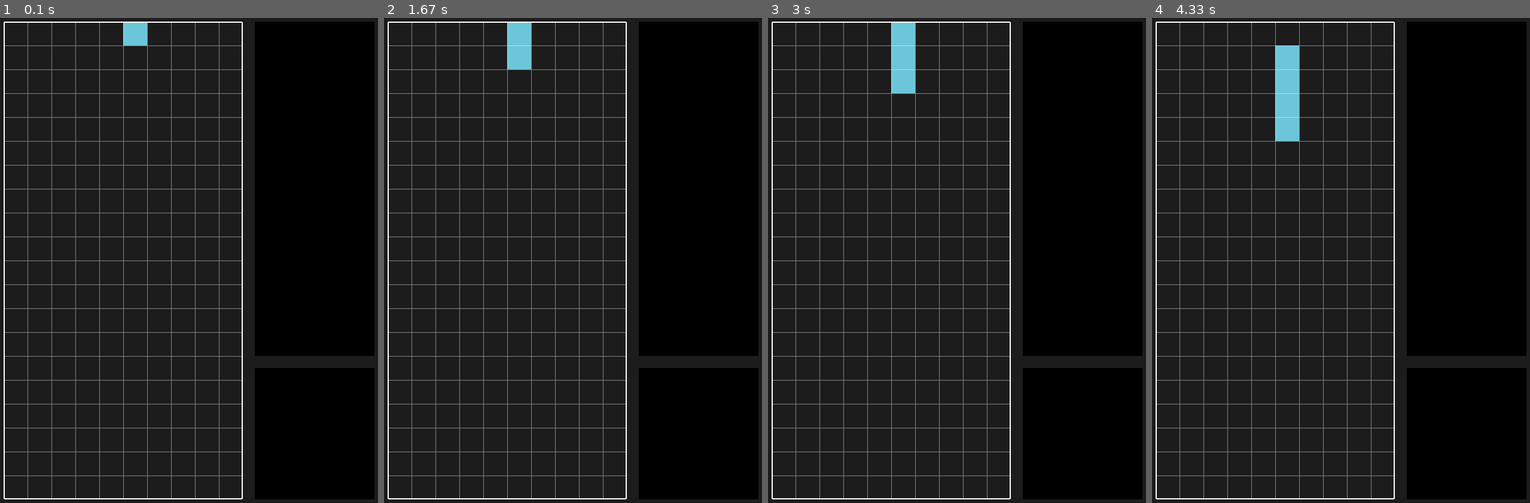
Above: before the commit, frames 1-4 (left to right).
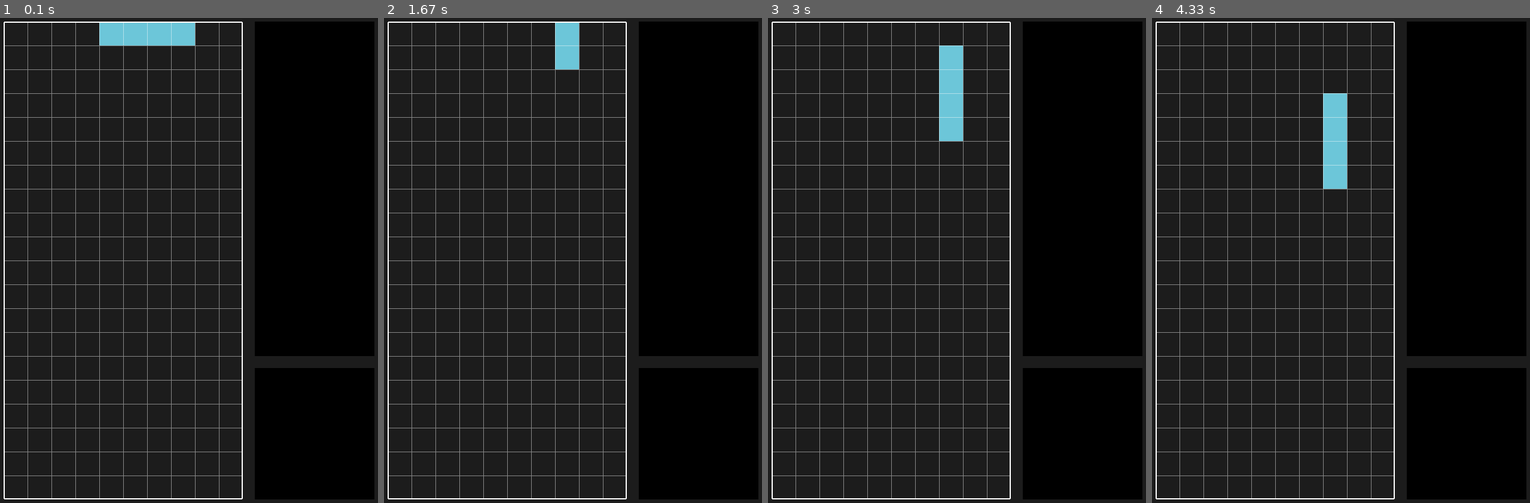
Above: after the commit, the same moments.

Repository: anifilm/Pygame
Game: pygame game, started from Tetris/project/scripts/main.py
Two runs of this game, one before a commit and one after it. Both use one fixed random seed, a clock stepped at 60 frames per second and the inputs below.
Inputs:
- Up to frame 1 (0.1 s): no input
- Up to frame 2 (1.67 s): hold W 0.33-0.8 s; hold Right 0.33-0.8 s; hold Right 0.83-1.3 s; hold W 1.33-1.63 s
- Up to frame 3 (3 s): hold Right 1.67-2.13 s; hold A 2.17-2.7 s; hold Down from 2.73 s (still down)
- Up to frame 4 (4.33 s): release Down at 3.03 s; hold A 3.07-3.47 s; hold Up 3.5-3.87 s; hold D from 3.9 s (still down)

The runs differ from the first frame. In frame 1, 0.9% of the frame differs, in the area x 26-52%, y 0-6%; in frame 2, 1.2%; in frame 3, 2.2%; in frame 4, 2.5%, in the area x 32-52%, y 5-36%.

Commit message:
study pygame 2025-05-22

Diff:
--- a/Tetris/project/scripts/game.py
+++ b/Tetris/project/scripts/game.py
@@ -16,11 +16,21 @@
         self.line_surface.set_alpha(120)
 
         # tetromino
-        self.tetromino = Tetromino(choice(list(TETROMINOS.keys())), self.sprites)
+        self.field_data = [[0 for x in range(COLUMNS)] for y in range(ROWS)]
+        #self.tetromino = Tetromino(choice(list(TETROMINOS.keys())), self.sprites, self.create_new_tetromino, self.field_data)
+        self.tetromino = Tetromino('I', self.sprites, self.create_new_tetromino, self.field_data)
 
         # timer
-        self.timers = { 'vertical move': Timer(UPDATE_START_SPEED, True, self.move_down) }
+        self.timers = {
+            'vertical move': Timer(UPDATE_START_SPEED, True, self.move_down),
+            'horizontal move': Timer(MOVE_WAIT_TIME),
+            'rotate': Timer(ROTATE_WAIT_TIME),
+        }
         self.timers['vertical move'].activate()
+
+    def create_new_tetromino(self):
+        self.check_finished_rows()
+        self.tetromino = Tetromino(choice(list(TETROMINOS.keys())), self.sprites, self.create_new_tetromino, self.field_data)
 
     def timer_update(self):
         for timer in self.timers.values():
@@ -40,8 +50,52 @@
 
         self.surface.blit(self.line_surface, (0, 0))
 
+    def input(self):
+        keys = pygame.key.get_pressed()
+        if not self.timers['horizontal move'].active:
+            if keys[pygame.K_a] or keys[pygame.K_LEFT]:
+                self.tetromino.move_horizontal(-1)
+                self.timers['horizontal move'].activate()
+            if keys[pygame.K_d] or keys[pygame.K_RIGHT]:
+                self.tetromino.move_horizontal(1)
+                self.timers['horizontal move'].activate()
+            if keys[pygame.K_s] or keys[pygame.K_DOWN]:
+                self.tetromino.move_down()
+                self.timers['horizontal move'].activate()
+
+        if not self.timers['rotate'].active:
+            if keys[pygame.K_w] or keys[pygame.K_UP]:
+                self.tetromino.rotate()
+                self.timers['rotate'].activate()
+
+        #if keys[pygame.K_SPACE]:
+        #    self.tetromino.move_drop()
+
+    def check_finished_rows(self):
+        # get the full row indexs
+        delete_rows = []
+        for i, row in enumerate(self.field_data):
+            if all(row):
+                delete_rows.append(i)
+
+        if delete_rows:
+            for delete_row in delete_rows:
+                # delete full rows
+                for block in self.field_data[delete_row]:
+                    block.kill()
+                # move down blocks
+                for row in self.field_data:
+                    for block in row:
+                        if block and block.pos.y < delete_row:
+                            block.pos.y += 1
+            # rebuild the field data
+            self.field_data = [[0 for x in range(COLUMNS)] for y in range(ROWS)]
+            for block in self.sprites:
+                self.field_data[int(block.pos.y)][int(block.pos.x)] = block
+
     def run(self):
         # update
+        self.input()
         self.timer_update()
         self.sprites.update()
 
@@ -55,17 +109,99 @@
 
 
 class Tetromino:
-    def __init__(self, shape, group):
+    def __init__(self, shape, group, create_new_tetromino, field_data):
         # setup
+        self.shape = shape
         self.block_positions = TETROMINOS[shape]['shape']
         self.color = TETROMINOS[shape]['color']
+        self.create_new_tetromino = create_new_tetromino
+        self.field_data = field_data
+        # rotation state (0-3, representing 0, 90, 180, 270 degrees)
+        self.rotation_state = 0
         # create blocks
         self.blocks = [Block(group, pos, self.color) for pos in self.block_positions]
 
+    # collisions
+    def next_move_horizontal_collide(self, blocks, amount):
+        collision_list = [block.horizontal_collide(int(block.pos.x + amount), self.field_data) for block in blocks]
+        return True if any(collision_list) else False
+
+    def next_move_vertical_collide(self, blocks, amount):
+        collision_list = [block.vertical_collide(int(block.pos.y + amount), self.field_data) for block in blocks]
+        return True if any(collision_list) else False
+
+    # movement
+    def move_horizontal(self, amount):
+        if not self.next_move_horizontal_collide(self.blocks, amount):
+            for block in self.blocks:
+                block.pos.x += amount
+
     def move_down(self):
-        for block in self.blocks:
-            block.pos.y += 1
-
+        if not self.next_move_vertical_collide(self.blocks, 1):
+            for block in self.blocks:
+                block.pos.y += 1
+        else:
+            for block in self.blocks:
+                self.field_data[int(block.pos.y)][int(block.pos.x)] = block
+            self.create_new_tetromino()
+
+    # rotation
+    def rotate(self, clockwise=True):
+        if self.shape == 'O':
+            return  # O piece doesn't rotate
+
+        # 1. pivot point
+        if (self.shape == 'I'):
+            pivot_pos = self.blocks[1].pos
+        else:
+            pivot_pos = self.blocks[2].pos
+
+        # 2. Calculate new rotation state
+        old_rotation_state = self.rotation_state
+        if clockwise:
+            new_rotation_state = (self.rotation_state + 1) % 4
+        else:
+            new_rotation_state = (self.rotation_state - 1) % 4
+
+        # 3. Get wall kick data based on shape and rotation
+        kick_type = 'JLSTZ' if self.shape in 'JLSTZ' else 'I'
+        kick_key = f'{old_rotation_state}>>{new_rotation_state}'
+        wall_kicks = WALL_KICK_DATA[kick_type][kick_key]
+
+        # 4. Try each kick offset until one works
+        for kick_offset in wall_kicks:
+            # Calculate new positions with the current kick offset
+            test_positions = []
+            for block in self.blocks:
+                # First rotate
+                rotated_pos = pivot_pos + (block.pos - pivot_pos).rotate(-90 if clockwise else 90)
+                # Then apply kick offset
+                kicked_pos = pygame.Vector2(rotated_pos.x + kick_offset[0], rotated_pos.y + kick_offset[1])
+                test_positions.append(kicked_pos)
+
+            # Check if these positions are valid
+            valid_positions = True
+            for pos in test_positions:
+                # Check boundaries
+                if pos.x < 0 or pos.x >= COLUMNS or pos.y >= ROWS:
+                    valid_positions = False
+                    break
+                # Check collision with existing blocks (only if position is within field)
+                if pos.y >= 0 and self.field_data[int(pos.y)][int(pos.x)]:
+                    valid_positions = False
+                    break
+
+            # If valid, apply the rotation and kick
+            if valid_positions:
+                # Update rotation state
+                self.rotation_state = new_rotation_state
+                # Apply new positions
+                for i, block in enumerate(self.blocks):
+                    block.pos = test_positions[i]
+                return True  # Rotation successful
+
+        # If we get here, no valid kick was found
+        return False
 
 class Block(pygame.sprite.Sprite):
     def __init__(self, group, pos, color):
@@ -75,9 +211,24 @@
         self.image.fill(color)
         # position
         self.pos = pygame.Vector2(pos) + BLOCK_OFFSET
-        x = self.pos.x * CELL_SIZE
-        y = self.pos.y * CELL_SIZE
-        self.rect = self.image.get_rect(topleft=(x, y))
+        self.rect = self.image.get_rect(topleft=(self.pos * CELL_SIZE))
+
+    def rotate(self, pivot_pos):
+        return pivot_pos + (self.pos - pivot_pos).rotate(-90)
+
+    def horizontal_collide(self, x, field_data):
+        if not 0 <= x < COLUMNS:
+            return True
+
+        if field_data[int(self.pos.y)][x]:
+            return True
+
+    def vertical_collide(self, y, field_data):
+        if y >= ROWS:
+            return True
+
+        if y >= 0 and field_data[y][int(self.pos.x)]:
+            return True
 
     def update(self):
         self.rect.topleft = self.pos * CELL_SIZE
--- a/Tetris/project/scripts/main.py
+++ b/Tetris/project/scripts/main.py
@@ -1,6 +1,5 @@
 from settings import *
 from sys import exit
-
 # components
 from game import Game
 from score import Score
--- a/Tetris/project/scripts/settings.py
+++ b/Tetris/project/scripts/settings.py
@@ -17,10 +17,10 @@
 WINDOW_HEIGHT = GAME_HEIGHT + PADDING * 2
 
 # game behaviour
-UPDATE_START_SPEED = 800
+UPDATE_START_SPEED = 1200 # default 800
 MOVE_WAIT_TIME = 200
 ROTATE_WAIT_TIME = 200
-BLOCK_OFFSET = pygame.Vector2(COLUMNS // 2, -1)
+BLOCK_OFFSET = pygame.Vector2(COLUMNS // 2, -1) # default (COLUMNS // 2, -1)
 
 # Colors
 YELLOW = '#f1e60d'
@@ -35,13 +35,42 @@
 
 # shapes
 TETROMINOS = {
-	'T': {'shape': [(0,0), (-1,0), (1,0), (0,-1)], 'color': PURPLE},
-	'O': {'shape': [(0,0), (0,-1), (1,0), (1,-1)], 'color': YELLOW},
-	'J': {'shape': [(0,0), (0,-1), (0,1), (-1,1)], 'color': BLUE},
-	'L': {'shape': [(0,0), (0,-1), (0,1), (1,1)], 'color': ORANGE},
-	'I': {'shape': [(0,0), (0,-1), (0,-2), (0,1)], 'color': CYAN},
-	'S': {'shape': [(0,0), (-1,0), (0,-1), (1,-1)], 'color': GREEN},
-	'Z': {'shape': [(0,0), (1,0), (0,-1), (-1,-1)], 'color': RED}
+	'I': {'shape': [(-1,1), (0,1), (1,1), (2,1)], 'color': CYAN},
+	'J': {'shape': [(-1,1), (-1,0), (0,0), (1,0)], 'color': BLUE},
+	'L': {'shape': [(1,1), (-1,0), (0,0), (1,0)], 'color': ORANGE},
+	'O': {'shape': [(0,1), (1,1), (0,0), (1,0)], 'color': YELLOW},
+	'S': {'shape': [(0,1), (1,1), (-1,0), (0,0)], 'color': GREEN},
+	'T': {'shape': [(0,1), (-1,0), (0,0), (1,0)], 'color': PURPLE},
+	'Z': {'shape': [(-1,1), (0,1), (0,0), (1,0)], 'color': RED}
 }
 
 SCORE_DATA = {1: 40, 2: 100, 3: 300, 4: 1200}
+
+# Wall kick data (SRS)
+# Format: [test 1, test 2, test 3, test 4, test 5]
+# Each test is (x, y) offset to try
+# First value is for clockwise rotation, second is for counter-clockwise
+WALL_KICK_DATA = {
+    'JLSTZ': {
+        '0>>1': [(0, 0), (-1, 0), (-1, -1), (0, 2), (-1, 2)],
+        '1>>2': [(0, 0), (1, 0), (1, 1), (0, -2), (1, -2)],
+        '2>>3': [(0, 0), (1, 0), (1, -1), (0, 2), (1, 2)],
+        '3>>0': [(0, 0), (-1, 0), (-1, 1), (0, -2), (-1, -2)],
+        # Counter-clockwise
+        '0>>3': [(0, 0), (1, 0), (1, -1), (0, 2), (1, 2)],
+        '1>>0': [(0, 0), (1, 0), (1, 1), (0, -2), (1, -2)],
+        '2>>1': [(0, 0), (-1, 0), (-1, -1), (0, 2), (-1, 2)],
+        '3>>2': [(0, 0), (-1, 0), (-1, 1), (0, -2), (-1, -2)]
+    },
+    'I': {
+        '0>>1': [(0, 0), (-2, 0), (1, 0), (-2, 1), (1, -2)],
+        '1>>2': [(0, 0), (-1, 0), (2, 0), (-1, -2), (2, 1)],
+        '2>>3': [(0, 0), (2, 0), (-1, 0), (2, -1), (-1, 2)],
+        '3>>0': [(0, 0), (1, 0), (-2, 0), (1, 2), (-2, -1)],
+        # Counter-clockwise
+        '0>>3': [(0, 0), (-1, 0), (2, 0), (-1, -2), (2, 1)],
+        '1>>0': [(0, 0), (2, 0), (-1, 0), (2, -1), (-1, 2)],
+        '2>>1': [(0, 0), (1, 0), (-2, 0), (1, 2), (-2, -1)],
+        '3>>2': [(0, 0), (-2, 0), (1, 0), (-2, 1), (1, -2)]
+    }
+}
Not shown, added: Tetris/project/run.sh
